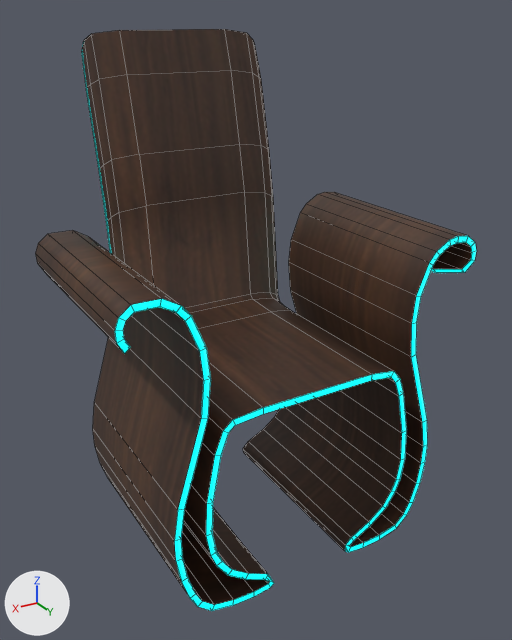
Before and after pictures for a commit that changed the FBX model Assets/XanaBuilder Assets/Models/FUR/03_Scifi Furniture/FUR0310006_Chair 06/FUR0310006.fbx.
Both versions are drawn from a camera (50 mm lens) standing at (0.913, 1.614, 1.405) and looking at (-0.027, 0.047, 0.621). The lights are fixed; the arrows at lower left show +X, +Y and +Z. Mesh edges are drawn as thin lines. Where no turn or scale is listed for an object, it has been applied to the vertices.

In view in the first picture: 'smFUR0310006'.
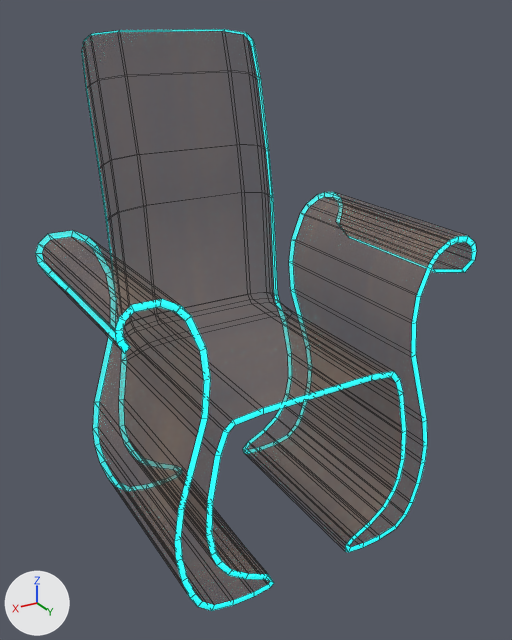
Location of each change, (x1, y1, x2, y2) in pixels of the pictures (512 x 640 px):
'smFUR0310006', surface changed: (35, 29, 477, 611) in both

The change, as a list of edits to the scene's bpy script:
```text
Change img_txfur0310006_diffuse_png:
    img_txfur0310006_diffuse_png: load_image('txFUR0310006_Diffuse.png', '_unpacked/txFUR0310006_Diffuse.png', 1024, 1024, 'sRGB') -> load_image('txFUR0310006_Diffuse.png', 'txFUR0310006_Diffuse.png', 1024, 1024, 'Non-Color')
Change mat_mtfur0310006_placemode:
    add n4 = _N.new('ShaderNodeTexImage'); n4.name = 'Image Texture.002'
    add n4.image = img_txfur0310006_diffuse_png
    where n2 = _N.new('ShaderNodeTexImage'); n2.name = 'Image Texture'
    where n0 = _N.new('ShaderNodeBsdfPrincipled'); n0.name = 'Principled BSDF'
    remove _L.new(n2.outputs[1], n0.inputs[4])  # 'Alpha' to 'Alpha'
    add _L.new(n4.outputs[0], n0.inputs[4])  # 'Color' to 'Alpha'
```
